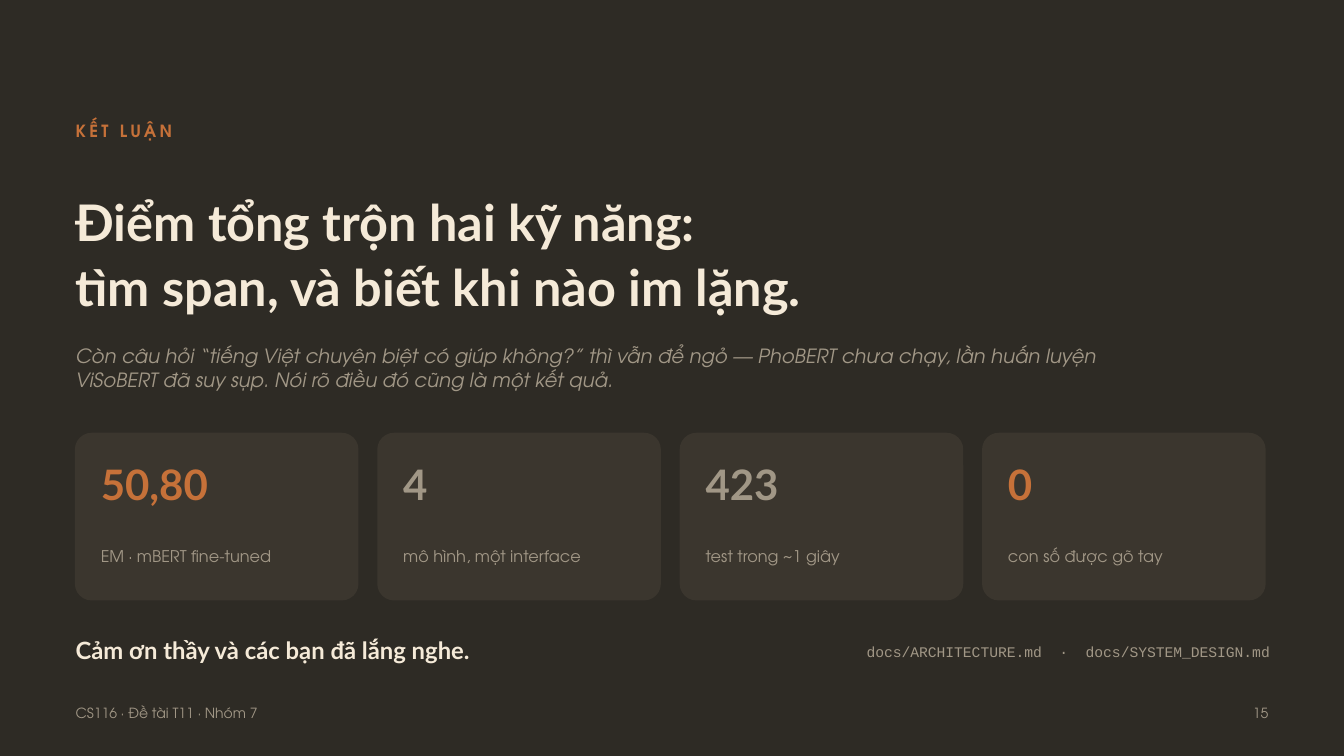
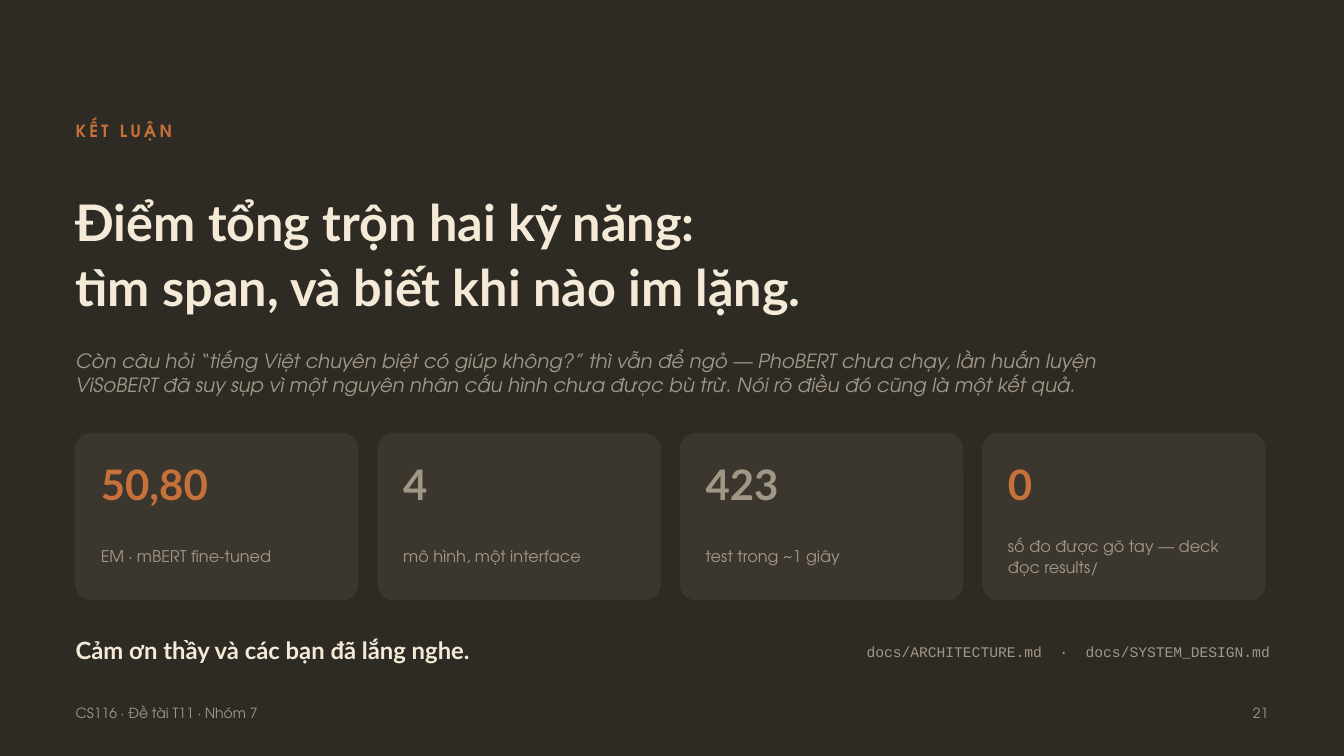
Before and after one commit to minhdang900/uit-vietnamese-mrc, a slide deck: slide 21 of slides/CS116_T11_Slide_BaoCao.pptx (slide 15 before the commit). Drawn at 1344x756 pixels with LibreOffice and Linux fonts; fonts in the diff are those of the drawing. Boxes give left, top, right and bottom in pixels: in the first picture for what was removed or moved away, otherwise in the second. Text is boxed around its words. In the diff, an @@ line names an element or a change of style, - is before the commit and + after.

```diff
--- a/slides/CS116_T11_Slide_BaoCao.pptx
+++ b/slides/CS116_T11_Slide_BaoCao.pptx
@@ text at (76,349,1096,396): text changed @@
-Còn câu hỏi “tiếng Việt chuyên biệt có giúp không?” thì vẫn để ngỏ — PhoBERT chưa chạy, lần huấn luyện ViSoBERT đã suy sụp. Nói rõ điều đó cũng là một kết quả.
+Còn câu hỏi “tiếng Việt chuyên biệt có giúp không?” thì vẫn để ngỏ — PhoBERT chưa chạy, lần huấn luyện ViSoBERT đã suy sụp vì một nguyên nhân cấu hình chưa được bù trừ. Nói rõ điều đó cũng là một kết quả.
@@ text at (1008,538,1219,576): text changed @@
-con số được gõ tay
+số đo được gõ tay — deck đọc results/
@@ text at (1253,707,1268,718): text changed @@
-15
+21
```
Also in this commit, not shown: 12 other slides changed, 8 slides added, 2 slides removed, 4 other files.
